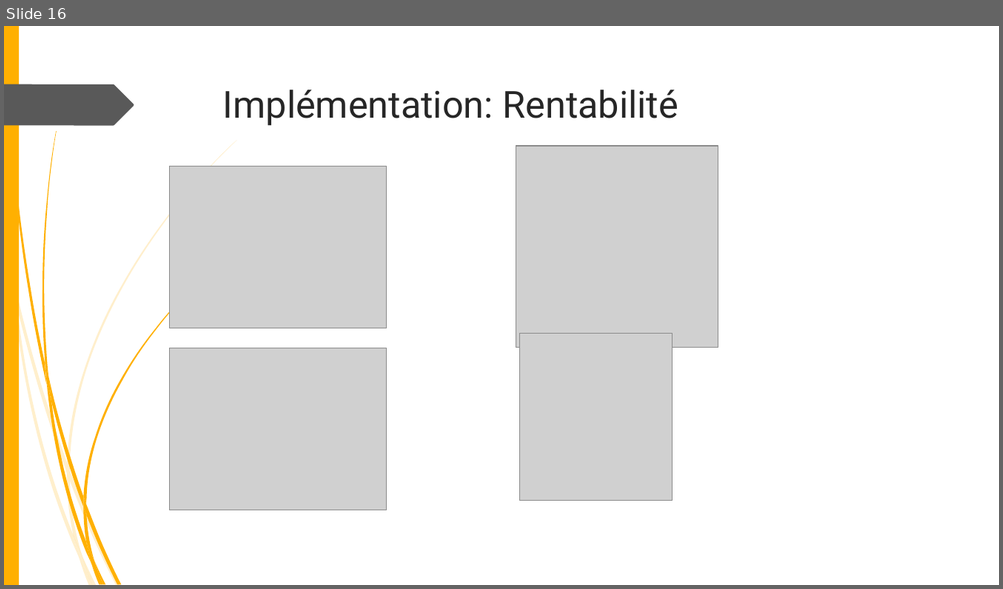
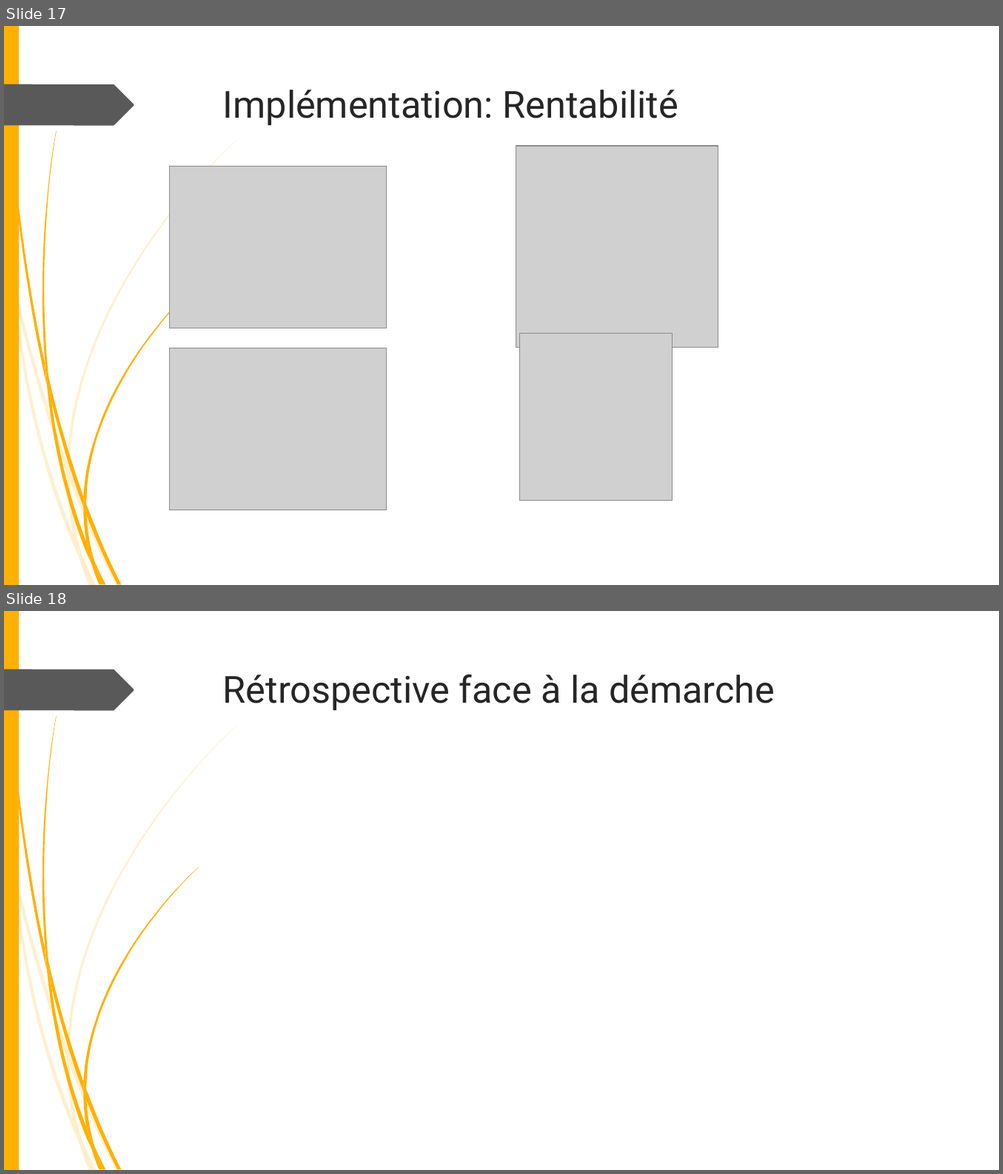
Before and after one commit to fisj2002/Projet_S6_Documentation, a slide deck: Présentation Éthique.pptx. Shown one above the other, each under a label of ours: slide 16 before the commit, slides 17 and 18 after it. The pictures are 1003x589 and 1003x1174 pixels, drawn with LibreOffice and Linux fonts; fonts in the diff are those of the drawing; grey boxes stand for pictures; background and template pictures are left out. Boxes give left, top, right and bottom in pixels: in the first picture for what was removed or moved away, otherwise in the second. Text is boxed around its words. In the diff, an @@ line names an element or a change of style, - is before the commit and + after.

```diff
--- a/Présentation Éthique.pptx
+++ b/Présentation Éthique.pptx
@@ slide 18 added at [4,611,999,1170], background #FFFFFF; not listed: 24 template elements that a slide beside it also shows @@
@@ title added at [223,674,774,711], 36 pt, text #262626 @@
+Rétrospective face à la démarche
@@ what was slide 16 is now slide 17 @@
```
Also in this commit, not shown: 3 slides changed, 1 other slide added.
